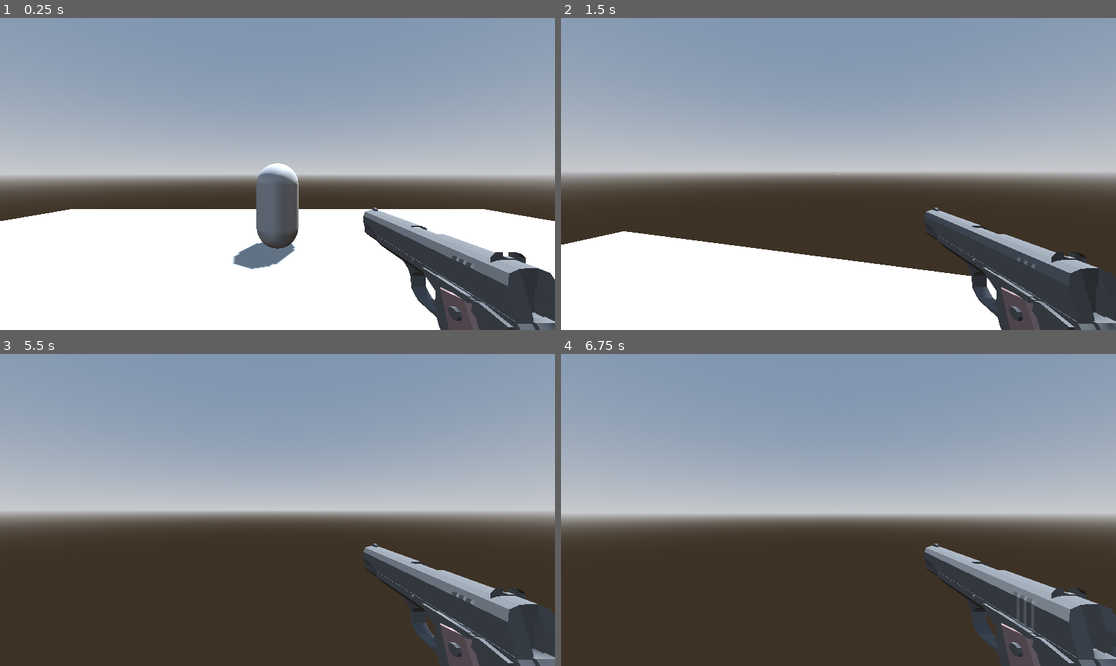
Above: before the commit, frames 1-4 (two rows, left to right).
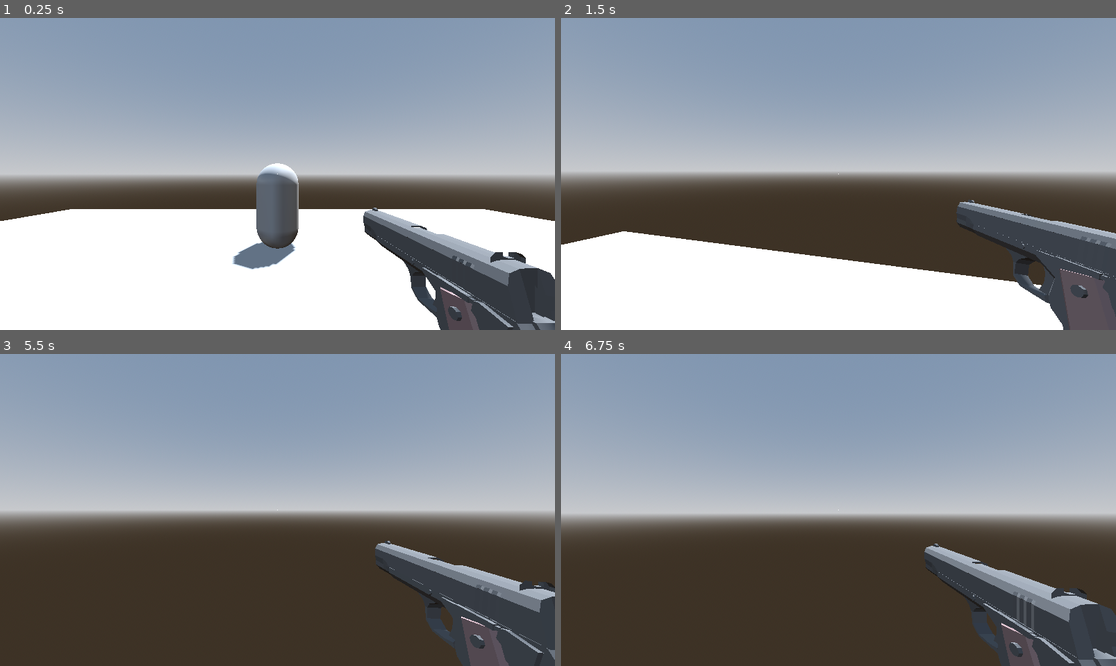
Above: after the commit, the same moments.

Repository: jevonsp/boomer-shooter
Game: Godot game, scene res://main/main.tscn
Same seed, same stepped clock (60 frames per second), same inputs: the game is played once before the commit and once after it.
Inputs (mouse positions are in pixels of both pictures, inside the frame that each line leads up to):
- Up to frame 1 (0.25 s): no input
- Up to frame 2 (1.5 s): move the mouse to (866, 174) at 0.52 s; hold W from 0.53 s (still down); tap R at 0.6 s; click (866, 174) at 0.67 s; tap Space at 0.77 s; tap 1 at 0.8, 1.35 s; move the mouse to (810, 174) at 1.27 s; click (810, 174) at 1.42 s
- Up to frame 3 (5.5 s): keep holding W; tap Space at 1.52, 3.02, 3.77, 4.52 s; tap 2 at 1.55, 2.1 s; move the mouse to (288, 503) at 2.02 s; click (288, 503) at 2.17 s; tap 3 at 2.3, 2.85 s; move the mouse to (271, 516) at 2.77 s; click (271, 516) at 2.92 s; tap 4 at 3.05, 3.6 s; tap Enter at 3.5 s; move the mouse to (316, 513) at 3.52 s; click (316, 513) at 3.67 s; tap 5 at 3.8, 4.35 s; move the mouse to (233, 506) at 4.27 s; click (233, 506) at 4.42 s; tap 6 at 4.55, 5.1 s; move the mouse to (283, 510) at 5.02 s; click (283, 510) at 5.17 s; tap R at 5.3 s
- Up to frame 4 (6.75 s): move the mouse to (816, 503) at 5.77 s; release W at 5.78 s; hold D 5.78-6.53 s; tap R at 5.85 s; click (816, 503) at 5.92 s; tap Space at 6.02 s; tap 1 at 6.05, 6.6 s; move the mouse to (866, 510) at 6.52 s; hold W from 6.53 s (still down); click (866, 510) at 6.67 s

The runs differ from the first frame. In frame 2, 8.0% of the frame differs, in the area x 65-100%, y 58-100%; in frame 3, 5.5%; in frame 4, less than 0.1%.

Commit message:
Reloading

Diff:
--- a/player/InputManager.gd
+++ b/player/InputManager.gd
@@ -14,18 +14,13 @@
 				"back": [KEY_S],
 				"right": [KEY_D],
 				"jump": [KEY_SPACE],
+				"reload": [KEY_R],
 				"primary_mouse": [MOUSE_BUTTON_LEFT],
 				"secondary_mouse": [MOUSE_BUTTON_RIGHT],
 				"interact": [KEY_E],
 				"inventory": [KEY_TAB],
 				"shift": [KEY_SHIFT],
 				"control": [KEY_CTRL],
-				"hotbar1": [KEY_1],
-				"hotbar2": [KEY_2],
-				"hotbar3": [KEY_3],
-				"hotbar4": [KEY_4],
-				"hotbar5": [KEY_5],
-				"hotbar6": [KEY_6],
 				"switch_weapons" :[MOUSE_BUTTON_WHEEL_DOWN, MOUSE_BUTTON_WHEEL_LEFT]}
 
 func is_action_pressed(action: String) -> bool:
@@ -70,3 +65,5 @@
 					keys.append(int(key_str))
 
 			keybinds[action] = keys
+
+		print(keybinds)
--- a/player/player.gd
+++ b/player/player.gd
@@ -15,7 +15,7 @@
 	health = max_health
 	PlayerManager.player = self
 	Input.mouse_mode = Input.MOUSE_MODE_CAPTURED
-	weapon_manager.create_weapons()
+	weapon_manager.setup_weapons()
 
 func _unhandled_input(event: InputEvent) -> void:
 	if Input.is_action_just_pressed("ui_cancel"):
@@ -30,6 +30,8 @@
 			MOUSE_BUTTON_WHEEL_DOWN, MOUSE_BUTTON_WHEEL_UP:
 				print("switch")
 				#switch_weapons()
+	if InputManager.is_action_pressed("reload"):
+		weapon_manager.current_gun_equipped.reload()
 
 func _input(event: InputEvent) -> void:
 	if event is InputEventMouseMotion and Input.mouse_mode == Input.MOUSE_MODE_CAPTURED:
--- a/player/weapon_manager.gd
+++ b/player/weapon_manager.gd
@@ -2,7 +2,13 @@
 
 const PISTOL = preload("res://weapons/base_weapon.tscn")
 
-func create_weapons():
+var current_gun_equipped: BaseWeapon
+
+func setup_weapons():
+	current_gun_equipped = create_pistol()
+
+func create_pistol():
 	var pistol = PISTOL.instantiate()
 	pistol.is_enabled = true
 	add_child(pistol)
+	return pistol
--- a/weapons/base_weapon.gd
+++ b/weapons/base_weapon.gd
@@ -9,6 +9,13 @@
 @export var shot_time: float = .3
 @export var bullet_size: float = 0.1
 var is_enabled: bool = false
+var has_ammo: bool = true:
+	set(value):
+		has_ammo = value
+		if value == false:
+			reload_label.visible = true
+		else:
+			reload_label.visible = false
 var timer: float = 0.0
 var was_firing: bool = false
 var camera: Camera3D
@@ -22,10 +29,14 @@
 			await get_tree().create_timer(0.1).timeout
 			hitmarker_visible = false
 			hit_marker.visible = false
+var current_ammo_count: int
+var is_reloading: bool = false
 @onready var player: CharacterBody3D = PlayerManager.player
 @onready var muzzle: Marker3D = $Marker3D
 @onready var muzzle_flash: GPUParticles3D = $Marker3D/MuzzleFlash
 @onready var hit_marker: TextureRect = $CanvasLayer/Control/HitMarker
+@onready var animation_player: AnimationPlayer = $AnimationPlayer
+@onready var reload_label: Label = $CanvasLayer/Control/ReloadLabel
 func _ready() -> void:
 	line_mesh = MeshInstance3D.new()
 	immediate_mesh = ImmediateMesh.new()
@@ -33,6 +44,8 @@
 	add_child(line_mesh)
 	print(PlayerManager.player)
 	camera = PlayerManager.player.camera
+
+	set_stats()
 
 func _process(delta: float) -> void:
 	var is_firing = is_automatic and \
@@ -60,8 +73,13 @@
 			2:
 				fire()
 
+func set_stats():
+	current_ammo_count = clip_size
+
 func fire():
 	if not is_enabled:
+		return
+	if not has_ammo:
 		return
 	var space = get_world_3d().direct_space_state
 	var query = PhysicsRayQueryParameters3D.create(
@@ -87,6 +105,12 @@
 		to = camera.global_position - camera.global_transform.basis.z * 100
 	make_bullet_trail(from, to)
 	activate_muzzle_flash()
+	play_shoot_animation()
+
+	current_ammo_count -= 1
+
+	if current_ammo_count <= 0:
+		has_ammo = false
 
 func activate_muzzle_flash():
 	muzzle_flash.emitting = true
@@ -100,3 +124,26 @@
 		bullet_tracer.global_position = start_pos
 		bullet_tracer.rotation = muzzle.global_rotation
 		bullet_tracer.target_pos = to
+
+func play_shoot_animation():
+	if animation_player.is_playing():
+		animation_player.play("RESET")
+	animation_player.play("Shoot")
+
+func reload():
+	print("reload called")
+	play_reload_animation()
+	is_reloading = true
+	current_ammo_count = clip_size
+
+func play_reload_animation():
+	if is_reloading:
+		return
+	animation_player.play("Reload")
+
+func _on_animation_player_animation_finished(anim_name: StringName) -> void:
+	print("animation finished	")
+	match anim_name:
+		"Reload":
+			is_reloading = false
+			has_ammo = true
--- a/weapons/base_weapon.tscn
+++ b/weapons/base_weapon.tscn
@@ -1,17 +1,303 @@
-[gd_scene load_steps=5 format=3 uid="uid://bffi8vyjc2t7c"]
+[gd_scene load_steps=9 format=3 uid="uid://bffi8vyjc2t7c"]
 
 [ext_resource type="Script" uid="uid://bmidfqiy10h5g" path="res://weapons/base_weapon.gd" id="1_g61sl"]
 [ext_resource type="PackedScene" uid="uid://brnph4das8y21" path="res://weapons/muzzle_flash.tscn" id="1_o51o1"]
 [ext_resource type="PackedScene" uid="uid://b2bq4hqr0o2o1" path="res://m_1911.tscn" id="2_3fcx8"]
 [ext_resource type="Texture2D" uid="uid://crqqo3jcq6ysb" path="res://weapons/Hit-Marker-PNG-Photo.png" id="2_g61sl"]
 
+[sub_resource type="Animation" id="Animation_drkv3"]
+length = 0.001
+tracks/0/type = "bezier"
+tracks/0/imported = false
+tracks/0/enabled = true
+tracks/0/path = NodePath("Model/M1911:position:x")
+tracks/0/interp = 1
+tracks/0/loop_wrap = true
+tracks/0/keys = {
+"handle_modes": PackedInt32Array(0),
+"points": PackedFloat32Array(0, -0.25, 0, 0.25, 0),
+"times": PackedFloat32Array(0)
+}
+tracks/1/type = "bezier"
+tracks/1/imported = false
+tracks/1/enabled = true
+tracks/1/path = NodePath("Model/M1911:position:y")
+tracks/1/interp = 1
+tracks/1/loop_wrap = true
+tracks/1/keys = {
+"handle_modes": PackedInt32Array(0),
+"points": PackedFloat32Array(0, -0.25, 0, 0.25, 0),
+"times": PackedFloat32Array(0)
+}
+tracks/2/type = "bezier"
+tracks/2/imported = false
+tracks/2/enabled = true
+tracks/2/path = NodePath("Model/M1911:position:z")
+tracks/2/interp = 1
+tracks/2/loop_wrap = true
+tracks/2/keys = {
+"handle_modes": PackedInt32Array(0),
+"points": PackedFloat32Array(0, -0.25, 0, 0.25, 0),
+"times": PackedFloat32Array(0)
+}
+tracks/3/type = "bezier"
+tracks/3/imported = false
+tracks/3/enabled = true
+tracks/3/path = NodePath("Model/M1911:rotation:x")
+tracks/3/interp = 1
+tracks/3/loop_wrap = true
+tracks/3/keys = {
+"handle_modes": PackedInt32Array(0),
+"points": PackedFloat32Array(0, -0.25, 0, 0.25, 0),
+"times": PackedFloat32Array(0)
+}
+tracks/4/type = "bezier"
+tracks/4/imported = false
+tracks/4/enabled = true
+tracks/4/path = NodePath("Model/M1911:rotation:y")
+tracks/4/interp = 1
+tracks/4/loop_wrap = true
+tracks/4/keys = {
+"handle_modes": PackedInt32Array(0),
+"points": PackedFloat32Array(0, -0.25, 0, 0.25, 0),
+"times": PackedFloat32Array(0)
+}
+tracks/5/type = "bezier"
+tracks/5/imported = false
+tracks/5/enabled = true
+tracks/5/path = NodePath("Model/M1911:rotation:z")
+tracks/5/interp = 1
+tracks/5/loop_wrap = true
+tracks/5/keys = {
+"handle_modes": PackedInt32Array(0),
+"points": PackedFloat32Array(0, -0.25, 0, 0.25, 0),
+"times": PackedFloat32Array(0)
+}
+tracks/6/type = "bezier"
+tracks/6/imported = false
+tracks/6/enabled = true
+tracks/6/path = NodePath("Model/M1911/Cube_013:position:x")
+tracks/6/interp = 1
+tracks/6/loop_wrap = true
+tracks/6/keys = {
+"handle_modes": PackedInt32Array(0),
+"points": PackedFloat32Array(0, -0.25, 0, 0.25, 0),
+"times": PackedFloat32Array(0)
+}
+tracks/7/type = "bezier"
+tracks/7/imported = false
+tracks/7/enabled = true
+tracks/7/path = NodePath("Model/M1911/Cube_013:position:y")
+tracks/7/interp = 1
+tracks/7/loop_wrap = true
+tracks/7/keys = {
+"handle_modes": PackedInt32Array(0),
+"points": PackedFloat32Array(-4.0880227, -0.25, 0, 0.25, 0),
+"times": PackedFloat32Array(0)
+}
+tracks/8/type = "bezier"
+tracks/8/imported = false
+tracks/8/enabled = true
+tracks/8/path = NodePath("Model/M1911/Cube_013:position:z")
+tracks/8/interp = 1
+tracks/8/loop_wrap = true
+tracks/8/keys = {
+"handle_modes": PackedInt32Array(0),
+"points": PackedFloat32Array(0, -0.25, 0, 0.25, 0),
+"times": PackedFloat32Array(0)
+}
+
+[sub_resource type="Animation" id="Animation_2d56j"]
+resource_name = "Reload"
+step = 0.033
+tracks/0/type = "bezier"
+tracks/0/imported = false
+tracks/0/enabled = true
+tracks/0/path = NodePath("Model/M1911:position:x")
+tracks/0/interp = 1
+tracks/0/loop_wrap = true
+tracks/0/keys = {
+"handle_modes": PackedInt32Array(0, 2, 2, 2),
+"points": PackedFloat32Array(0, -0.25, 0, 0.25, 0, 0.5215442, -0.06666667, -0.08692404, 0, 0, 0.5215442, -0.046666667, 0, 0, 0, 0, -0.053333335, 0.08692404, 0, 0),
+"times": PackedFloat32Array(0, 0.4, 0.68, 1)
+}
+tracks/1/type = "bezier"
+tracks/1/imported = false
+tracks/1/enabled = true
+tracks/1/path = NodePath("Model/M1911:position:y")
+tracks/1/interp = 1
+tracks/1/loop_wrap = true
+tracks/1/keys = {
+"handle_modes": PackedInt32Array(0, 2, 2, 2),
+"points": PackedFloat32Array(0, -0.25, 0, 0.25, 0, 0.16398475, -0.06666667, -0.027330792, 0, 0, 0.16398475, -0.046666667, 0, 0, 0, 0, -0.053333335, 0.027330793, 0, 0),
+"times": PackedFloat32Array(0, 0.4, 0.68, 1)
+}
+tracks/2/type = "bezier"
+tracks/2/imported = false
+tracks/2/enabled = true
+tracks/2/path = NodePath("Model/M1911:position:z")
+tracks/2/interp = 1
+tracks/2/loop_wrap = true
+tracks/2/keys = {
+"handle_modes": PackedInt32Array(0, 2, 2, 2),
+"points": PackedFloat32Array(0, -0.25, 0, 0.25, 0, 0, -0.06666667, 0, 0, 0, 0, -0.046666667, 0, 0, 0, 0, -0.053333335, 0, 0, 0),
+"times": PackedFloat32Array(0, 0.4, 0.68, 1)
+}
+tracks/3/type = "bezier"
+tracks/3/imported = false
+tracks/3/enabled = true
+tracks/3/path = NodePath("Model/M1911:rotation:x")
+tracks/3/interp = 1
+tracks/3/loop_wrap = true
+tracks/3/keys = {
+"handle_modes": PackedInt32Array(0, 2, 2, 2),
+"points": PackedFloat32Array(0, -0.25, 0, 0.25, 0, 0, -0.06666667, 0, 0, 0, 0, -0.046666667, 0, 0, 0, 0, -0.053333335, 0, 0, 0),
+"times": PackedFloat32Array(0, 0.4, 0.68, 1)
+}
+tracks/4/type = "bezier"
+tracks/4/imported = false
+tracks/4/enabled = true
+tracks/4/path = NodePath("Model/M1911:rotation:y")
+tracks/4/interp = 1
+tracks/4/loop_wrap = true
+tracks/4/keys = {
+"handle_modes": PackedInt32Array(0, 2, 2, 2),
+"points": PackedFloat32Array(0, -0.25, 0, 0.25, 0, 0, -0.06666667, 0, 0, 0, 0, -0.046666667, 0, 0, 0, 0, -0.053333335, 0, 0, 0),
+"times": PackedFloat32Array(0, 0.4, 0.68, 1)
+}
+tracks/5/type = "bezier"
+tracks/5/imported = false
+tracks/5/enabled = true
+tracks/5/path = NodePath("Model/M1911:rotation:z")
+tracks/5/interp = 1
+tracks/5/loop_wrap = true
+tracks/5/keys = {
+"handle_modes": PackedInt32Array(0, 2, 2, 2),
+"points": PackedFloat32Array(0, -0.25, 0, 0.25, 0, -0.39446187, -0.06666667, 0.06574365, 0, 0, -0.39446187, -0.046666667, 0, 0, 0, 0, -0.053333335, -0.06574365, 0, 0),
+"times": PackedFloat32Array(0, 0.4, 0.68, 1)
+}
+tracks/6/type = "bezier"
+tracks/6/imported = false
+tracks/6/enabled = true
+tracks/6/path = NodePath("Model/M1911/Cube_013:position:x")
+tracks/6/interp = 1
+tracks/6/loop_wrap = true
+tracks/6/keys = {
+"handle_modes": PackedInt32Array(2, 2, 2, 2),
+"points": PackedFloat32Array(0, 0, 0, 0.12166667, 0, 0, -0.068333335, 0, 0, 0, 0, -0.045, 0, 0, 0, 0, -0.053333335, 0, 0, 0),
+"times": PackedFloat32Array(0, 0.41, 0.68, 1)
+}
+tracks/7/type = "bezier"
+tracks/7/imported = false
+tracks/7/enabled = true
+tracks/7/path = NodePath("Model/M1911/Cube_013:position:y")
+tracks/7/interp = 1
+tracks/7/loop_wrap = true
+tracks/7/keys = {
+"handle_modes": PackedInt32Array(2, 2, 2, 2),
+"points": PackedFloat32Array(0, 0, 0, 0.12166667, -0.6813371, -3.435091, -0.068333335, 0.5725152, 0, 0, -3.435091, -0.045, 0, 0, 0, 0, -0.053333335, -0.57251525, 0, 0),
+"times": PackedFloat32Array(0, 0.41, 0.68, 1)
+}
+tracks/8/type = "bezier"
+tracks/8/imported = false
+tracks/8/enabled = true
+tracks/8/path = NodePath("Model/M1911/Cube_013:position:z")
+tracks/8/interp = 1
+tracks/8/loop_wrap = true
+tracks/8/keys = {
+"handle_modes": PackedInt32Array(2, 2, 2, 2),
+"points": PackedFloat32Array(0, 0, 0, 0.12166667, 0, 1.2637568, -0.068333335, -0.21062613, 0, 0, 1.2637568, -0.045, 0, 0, 0, 0, -0.053333335, 0.21062614, 0, 0),
+"times": PackedFloat32Array(0, 0.41, 0.68, 1)
+}
+
+[sub_resource type="Animation" id="Animation_3fcx8"]
+resource_name = "Shoot"
+length = 0.5
+step = 0.033
+tracks/0/type = "bezier"
+tracks/0/imported = false
+tracks/0/enabled = true
+tracks/0/path = NodePath("Model/M1911:position:x")
+tracks/0/interp = 1
+tracks/0/loop_wrap = true
+tracks/0/keys = {
+"handle_modes": PackedInt32Array(0, 0, 0),
+"points": PackedFloat32Array(0, -0.25, 0, 0.25, 0, 0, -0.095, 0, 0, 0, 0, -0.07166667, 0, 0, 0),
+"times": PackedFloat32Array(0, 0.23333335, 0.43333334)
+}
+tracks/1/type = "bezier"
+tracks/1/imported = false
+tracks/1/enabled = true
+tracks/1/path = NodePath("Model/M1911:position:y")
+tracks/1/interp = 1
+tracks/1/loop_wrap = true
+tracks/1/keys = {
+"handle_modes": PackedInt32Array(0, 0, 0),
+"points": PackedFloat32Array(0, -0.25, 0, 0.25, 0, 0, -0.095, 0, 0, 0, 0, -0.07166667, 0, 0, 0),
+"times": PackedFloat32Array(0, 0.23333335, 0.43333334)
+}
+tracks/2/type = "bezier"
+tracks/2/imported = false
+tracks/2/enabled = true
+tracks/2/path = NodePath("Model/M1911:position:z")
+tracks/2/interp = 1
+tracks/2/loop_wrap = true
+tracks/2/keys = {
+"handle_modes": PackedInt32Array(0, 0, 0),
+"points": PackedFloat32Array(0, -0.25, 0, 0.25, 0, 0, -0.095, 0, 0, 0, 0, -0.07166667, 0, 0, 0),
+"times": PackedFloat32Array(0, 0.23333335, 0.43333334)
+}
+tracks/3/type = "bezier"
+tracks/3/imported = false
+tracks/3/enabled = true
+tracks/3/path = NodePath("Model/M1911:rotation:x")
+tracks/3/interp = 1
+tracks/3/loop_wrap = true
+tracks/3/keys = {
+"handle_modes": PackedInt32Array(0, 0, 0),
+"points": PackedFloat32Array(0, -0.25, 0, 0.25, 0, 0.32175148, -0.095, -0.053625245, 0, 0, 0, -0.07166667, 0.053625252, 0, 0),
+"times": PackedFloat32Array(0, 0.23333335, 0.43333334)
+}
+tracks/4/type = "bezier"
+tracks/4/imported = false
+tracks/4/enabled = true
+tracks/4/path = NodePath("Model/M1911:rotation:y")
+tracks/4/interp = 1
+tracks/4/loop_wrap = true
+tracks/4/keys = {
+"handle_modes": PackedInt32Array(0, 0, 0),
+"points": PackedFloat32Array(0, -0.25, 0, 0.25, 0, -6.746321e-09, -0.095, 1.1243868e-09, 0, 0, 0, -0.07166667, -1.1243868e-09, 0, 0),
+"times": PackedFloat32Array(0, 0.23333335, 0.43333334)
+}
+tracks/5/type = "bezier"
+tracks/5/imported = false
+tracks/5/enabled = true
+tracks/5/path = NodePath("Model/M1911:rotation:z")
+tracks/5/interp = 1
+tracks/5/loop_wrap = true
+tracks/5/keys = {
+"handle_modes": PackedInt32Array(0, 0, 0),
+"points": PackedFloat32Array(0, -0.25, 0, 0.25, 0, -0.21643828, -0.095, 0.036073048, 0, 0, 0, -0.07166667, -0.036073048, 0, 0),
+"times": PackedFloat32Array(0, 0.23333335, 0.43333334)
+}
+
+[sub_resource type="AnimationLibrary" id="AnimationLibrary_2d56j"]
+_data = {
+&"RESET": SubResource("Animation_drkv3"),
+&"Reload": SubResource("Animation_2d56j"),
+&"Shoot": SubResource("Animation_3fcx8")
+}
+
 [node name="BaseWeapon" type="Node3D"]
 script = ExtResource("1_g61sl")
 
 [node name="Model" type="Node3D" parent="."]
 
 [node name="M1911" parent="Model" instance=ExtResource("2_3fcx8")]
-transform = Transform3D(0.25, 0, 0, 0, 0.25, 0, 0, 0, 0.25, 0, 0, 0)
+transform = Transform3D(0.25, 0, 0, 0, 0.24999999, 0, 0, 0, 0.25, 0, 0, 0)
+
+[node name="Cube_013" parent="Model/M1911" index="15"]
+transform = Transform3D(100, -1.629207e-05, -7.12149e-13, 0, -4.371139e-06, 100, -1.629207e-05, -100, -4.371139e-06, 0, -4.0880227, 0)
 
 [node name="Marker3D" type="Marker3D" parent="."]
 transform = Transform3D(1, 0, 0, 0, 1, 0, 0, 0, 1, 0, 0.29587653, -0.62439454)
@@ -46,3 +332,32 @@
 scale = Vector2(0.1, 0.1)
 pivot_offset = Vector2(256, 256)
 texture = ExtResource("2_g61sl")
+
+[node name="ReloadLabel" type="Label" parent="CanvasLayer/Control"]
+visible = false
+z_index = 1
+layout_mode = 1
+anchors_preset = 8
+anchor_left = 0.5
+anchor_top = 0.5
+anchor_right = 0.5
+anchor_bottom = 0.5
+offset_left = -20.0
+offset_top = -11.5
+offset_right = 20.0
+offset_bottom = 11.5
+grow_horizontal = 2
+grow_vertical = 2
+theme_override_colors/font_color = Color(1, 0, 0, 1)
+theme_override_colors/font_outline_color = Color(0, 0, 0, 1)
+theme_override_constants/shadow_outline_size = 3
+text = "reload"
+
+[node name="AnimationPlayer" type="AnimationPlayer" parent="."]
+libraries = {
+&"": SubResource("AnimationLibrary_2d56j")
+}
+
+[connection signal="animation_finished" from="AnimationPlayer" to="." method="_on_animation_player_animation_finished"]
+
+[editable path="Model/M1911"]
